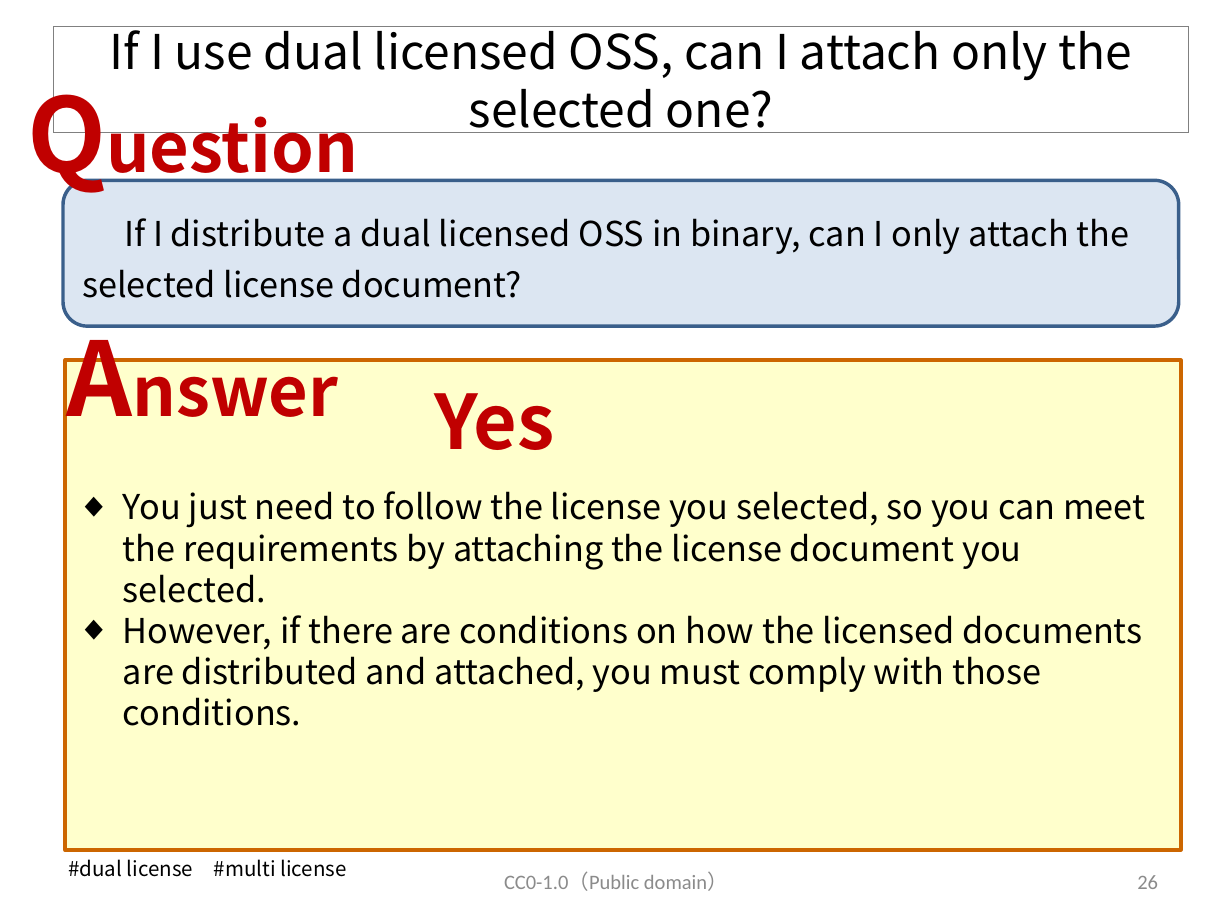
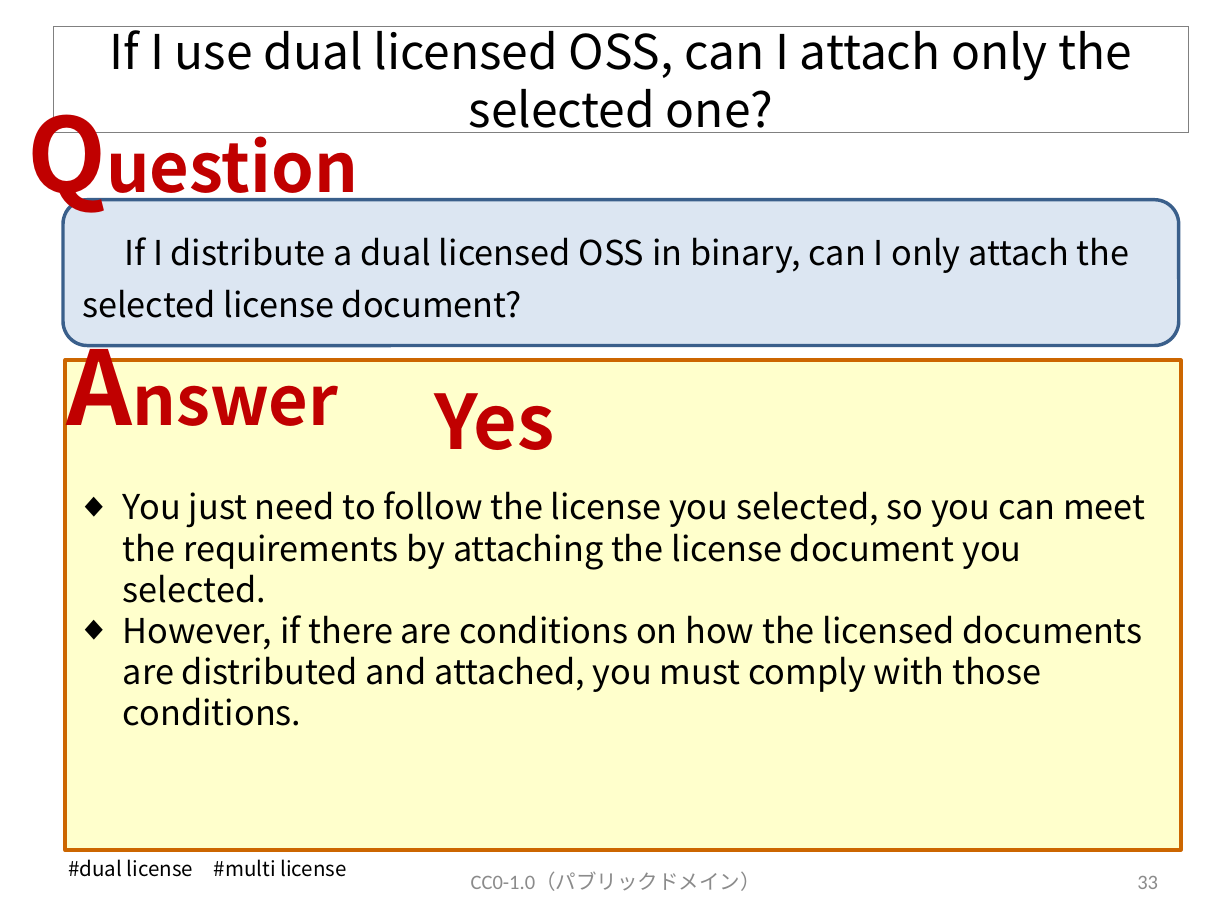
Before and after one commit to OpenChain-Project/OpenChain-JWG, a slide deck: slide 34 of Education_Material/FAQ/Misunderstandings_of_OSS_licenses_CC0.pptx (slide 27 before the commit). Drawn at 1232x924 pixels with LibreOffice and Linux fonts; fonts in the diff are those of the drawing. Boxes give left, top, right and bottom in pixels: in the first picture for what was removed or moved away, otherwise in the second. Text is boxed around its words. In the diff, an @@ line names an element or a change of style, - is before the commit and + after.

```diff
--- a/Education_Material/FAQ/Misunderstandings_of_OSS_licenses_CC0.pptx
+++ b/Education_Material/FAQ/Misunderstandings_of_OSS_licenses_CC0.pptx
@@ text "Question": place and size @@
-text "Question" at box(15, 64, 393, 201)
+text "Question" at box(15, 84, 393, 221)
@@ rounded rectangle "If I distribute a dual ...": place and size @@
-rounded rectangle "If I distribute a dual ..." at box(63, 180, 1179, 325)
+rounded rectangle "If I distribute a dual ..." at box(63, 200, 1179, 345)
@@ text "Answer": place and size @@
-text "Answer" at box(54, 308, 378, 445)
+text "Answer" at box(54, 317, 378, 453)
@@ text at box(471, 872, 761, 891): text changed @@
-CC0-1.0（Public domain）
+CC0-1.0（パブリックドメイン）
@@ page number at box(1137, 876, 1158, 889): text changed @@
-26
+33
```
Also in this commit, not shown: 21 other slides changed, 13 slides added.
